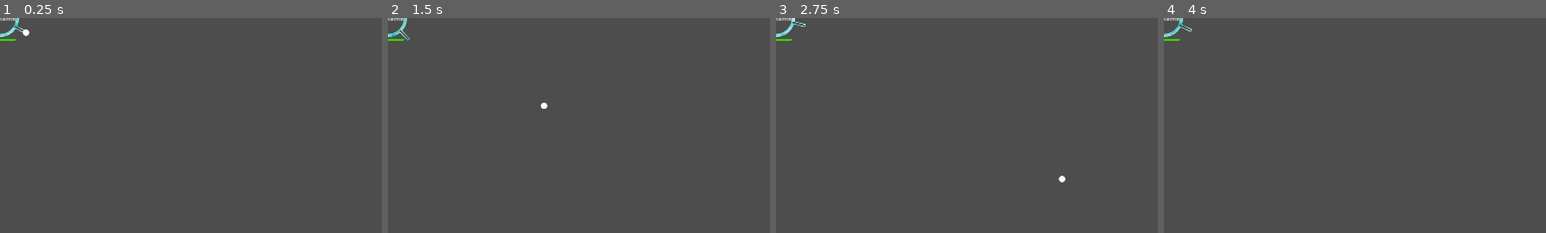
Above: before the commit, frames 1-4 (left to right).
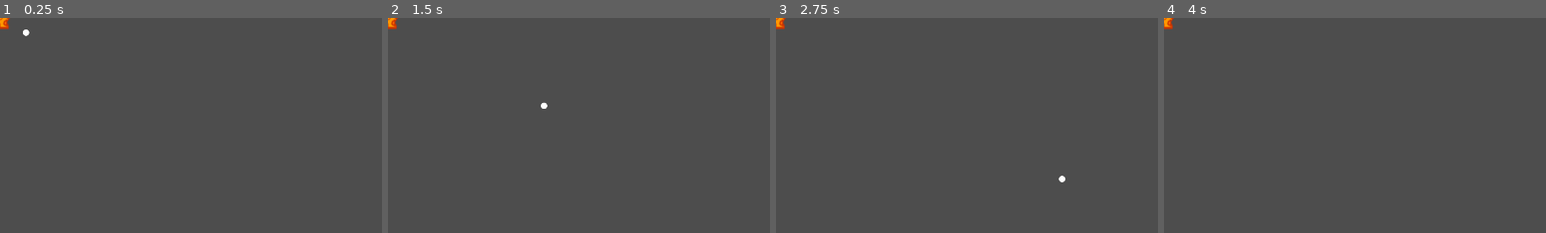
Above: after the commit, the same moments.

Repository: brocksexton/SweetBattle-Godot
Game: Godot game, scene res://Game/Shooter/Shooter.tscn
Same seed, same stepped clock (60 frames per second), same inputs: the game is played once before the commit and once after it. This scene is started directly instead of the project's main scene.
Inputs (mouse positions are % of the whole screen's width and height, from its top left):
- Up to frame 1 (0.25 s): no input
- Up to frame 2 (1.5 s): tap Enter at 0.5 s; move the mouse to (72, 45) at 0.52 s; hold D (move_right) 0.53-1.28 s; hold Space (toggle_ready) 0.53-1.28 s; move the mouse to (30, 55) at 1.27 s; hold S (move_down) from 1.28 s (still down); tap Space (toggle_ready) at 1.35 s
- Up to frame 3 (2.75 s): move the mouse to (60, 28) at 2.02 s; release S (move_down) at 2.03 s; hold D (move_right) from 2.03 s (still down); hold Space (toggle_ready) from 2.03 s (still down)
- Up to frame 4 (4 s): move the mouse to (45, 70) at 2.77 s; release D (move_right) at 2.78 s; release Space (toggle_ready) at 2.78 s; hold W (move_up) 2.78-3.53 s; tap Space (toggle_ready) at 2.85 s; tap Enter at 3.5 s; move the mouse to (80, 65) at 3.52 s; hold A (move_left) from 3.53 s (still down); hold Space (toggle_ready) from 3.53 s (still down)
The pictures show only the part of the screen within x 0-50%, y 0-50%; the shares and areas given below are measured in that part.

The runs differ from the first frame. In frame 1, 0.3% of the frame differs, in the area x 0-7%, y 0-11%; in frame 2, 0.3%, in the area x 0-6%, y 0-11%; in frame 3, 0.3%; in frame 4, 0.3%.

Commit message:
Player Movement
Update Player Movement System & Introduce Idle / Walk anims

Diff:
--- a/Game/Shooter/Shooter.gd
+++ b/Game/Shooter/Shooter.gd
@@ -4,17 +4,42 @@
 
 var bullet_scene: PackedScene = preload("res://Game/Bullet/Bullet.tscn")
 var is_dead: bool = false
+var last_direction: float = 1.0
+var moving: bool = false
+var time_since_last_move: float = 0  # Track time since last movement input
+
+func _ready():
+	moving = false  # Ensure moving is initialized to false
 
 func set_data(in_id: int, in_lifetime: float, in_position: Vector2, in_color: Color) -> void:
 	$ShooterBody.set_data(in_id, in_lifetime, in_color)
 	$ShooterBody.position = in_position
 	$Bullet.position = in_position
-	$Bullet.connect("bullet_destroyed", _on_bullet_destroyed)
+	$Bullet.connect("bullet_destroyed", Callable(self, "_on_bullet_destroyed"))
 	$Bullet.set_data(in_id)
 
 	set_multiplayer_authority(in_id)
 
 func handle_input(delta: float, direction: Vector2) -> void:
+	var animation_player = $ShooterBody/AnimationPlayer
+	if animation_player:
+		if direction.length() == 0:
+			time_since_last_move += delta
+			if time_since_last_move > 0.1 and moving:  # Add a slight delay to ensure it's not a brief stop
+				animation_player.play("idle")
+				moving = false
+		else:
+			time_since_last_move = 0  # Reset timer on movement
+			if not moving:
+				animation_player.play("walk")
+				moving = true
+
+			var sprite = $ShooterBody
+			if direction.x != 0:
+				last_direction = sign(direction.x)
+				sprite.scale.x = abs(sprite.scale.x) * last_direction
+				sprite.scale.y = abs(sprite.scale.y)
+
 	$ShooterBody.handle_input(delta, direction)
 
 func get_lifetime() -> float:
--- a/Game/Shooter/ShooterBody/ShooterBody.gd
+++ b/Game/Shooter/ShooterBody/ShooterBody.gd
@@ -13,15 +13,15 @@
 	self.lifetime = in_lifetime
 	self.color = in_color
 
-	$Sprite2D.material.set_shader_parameter("color", color)
 	$PlayerInterface/Username.text = Globals.players[player_id].username
 
 func handle_input(delta, direction: Vector2):
 	position += direction * SPEED * delta
 
 func _process(_delta):
-	if is_multiplayer_authority():
-		look_at(get_global_mouse_position())
+	# Commented out to prevent rotation based on mouse position
+	# if is_multiplayer_authority():
+	#     look_at(get_global_mouse_position())
 
 	$PlayerInterface.transform.origin = position
 	$PlayerInterface/ProgressBar.value = lifetime * 100
--- a/Game/Shooter/ShooterBody/ShooterBody.tscn
+++ b/Game/Shooter/ShooterBody/ShooterBody.tscn
@@ -3,36 +3,161 @@
 [ext_resource type="Script" path="res://Game/Shooter/ShooterBody/ShooterBody.gd" id="1_arp0o"]
 [ext_resource type="StyleBox" uid="uid://b7yej2jfcd688" path="res://Game/ProgressBarStyle/BackgroundStyle.tres" id="2_swtwr"]
 [ext_resource type="StyleBox" uid="uid://jqlp6y7ktm1j" path="res://Game/ProgressBarStyle/FillStyle.tres" id="3_yjvxk"]
-[ext_resource type="Shader" path="res://Game/Shooter/ShooterBody/ShooterBody.gdshader" id="4_4wty4"]
-[ext_resource type="Texture2D" uid="uid://d0hjthpewlorv" path="res://Externals/Shooter.png" id="4_rf1hm"]
-
-[sub_resource type="FastNoiseLite" id="FastNoiseLite_m7qyo"]
-
-[sub_resource type="NoiseTexture2D" id="NoiseTexture2D_tkmh3"]
-seamless = true
-seamless_blend_skirt = 1.0
-noise = SubResource("FastNoiseLite_m7qyo")
-
-[sub_resource type="ShaderMaterial" id="ShaderMaterial_yhu04"]
-resource_local_to_scene = true
-shader = ExtResource("4_4wty4")
-shader_parameter/color = Color(0, 0.670588, 0.662745, 1)
-shader_parameter/speed = 0.541
-shader_parameter/noise_texture = SubResource("NoiseTexture2D_tkmh3")
+[ext_resource type="Texture2D" uid="uid://bo77uw127caxo" path="res://Game/kavalokCharacter/movement/model_walk.png" id="4_kryap"]
 
 [sub_resource type="CircleShape2D" id="CircleShape2D_u257t"]
-radius = 48.0
+radius = 31.0161
+
+[sub_resource type="Animation" id="Animation_hqu6o"]
+resource_name = "idle"
+
+[sub_resource type="Animation" id="Animation_1p43e"]
+resource_name = "walk"
+length = 0.75
+loop_mode = 2
+step = 0.01
+tracks/0/type = "value"
+tracks/0/imported = false
+tracks/0/enabled = true
+tracks/0/path = NodePath("Sprite2D:texture")
+tracks/0/interp = 1
+tracks/0/loop_wrap = true
+tracks/0/keys = {
+"times": PackedFloat32Array(0),
+"transitions": PackedFloat32Array(1),
+"update": 1,
+"values": [ExtResource("4_kryap")]
+}
+tracks/1/type = "value"
+tracks/1/imported = false
+tracks/1/enabled = true
+tracks/1/path = NodePath("Sprite2D:hframes")
+tracks/1/interp = 1
+tracks/1/loop_wrap = true
+tracks/1/keys = {
+"times": PackedFloat32Array(0),
+"transitions": PackedFloat32Array(1),
+"update": 1,
+"values": [12]
+}
+tracks/2/type = "value"
+tracks/2/imported = false
+tracks/2/enabled = true
+tracks/2/path = NodePath("Sprite2D:vframes")
+tracks/2/interp = 1
+tracks/2/loop_wrap = true
+tracks/2/keys = {
+"times": PackedFloat32Array(0),
+"transitions": PackedFloat32Array(1),
+"update": 1,
+"values": [1]
+}
+tracks/3/type = "value"
+tracks/3/imported = false
+tracks/3/enabled = true
+tracks/3/path = NodePath("Sprite2D:frame")
+tracks/3/interp = 1
+tracks/3/loop_wrap = true
+tracks/3/keys = {
+"times": PackedFloat32Array(0, 0.07, 0.14, 0.21, 0.28, 0.35, 0.42, 0.49, 0.56, 0.63, 0.7),
+"transitions": PackedFloat32Array(1, 1, 1, 1, 1, 1, 1, 1, 1, 1, 1),
+"update": 1,
+"values": [0, 1, 2, 3, 4, 5, 6, 7, 8, 9, 11]
+}
+tracks/4/type = "value"
+tracks/4/imported = false
+tracks/4/enabled = true
+tracks/4/path = NodePath("Sprite2D:offset")
+tracks/4/interp = 1
+tracks/4/loop_wrap = true
+tracks/4/keys = {
+"times": PackedFloat32Array(0, 0.28, 0.47, 0.62, 0.75),
+"transitions": PackedFloat32Array(1, 1, 1, 1, 1),
+"update": 0,
+"values": [Vector2(0, -16), Vector2(3.69, -16), Vector2(7, -16), Vector2(10, -16), Vector2(11, -16)]
+}
+
+[sub_resource type="Animation" id="Animation_4f1bt"]
+length = 0.001
+tracks/0/type = "value"
+tracks/0/imported = false
+tracks/0/enabled = true
+tracks/0/path = NodePath("Sprite2D:texture")
+tracks/0/interp = 1
+tracks/0/loop_wrap = true
+tracks/0/keys = {
+"times": PackedFloat32Array(0),
+"transitions": PackedFloat32Array(1),
+"update": 1,
+"values": [ExtResource("4_kryap")]
+}
+tracks/1/type = "value"
+tracks/1/imported = false
+tracks/1/enabled = true
+tracks/1/path = NodePath("Sprite2D:hframes")
+tracks/1/interp = 1
+tracks/1/loop_wrap = true
+tracks/1/keys = {
+"times": PackedFloat32Array(0),
+"transitions": PackedFloat32Array(1),
+"update": 1,
+"values": [12]
+}
+tracks/2/type = "value"
+tracks/2/imported = false
+tracks/2/enabled = true
+tracks/2/path = NodePath("Sprite2D:vframes")
+tracks/2/interp = 1
+tracks/2/loop_wrap = true
+tracks/2/keys = {
+"times": PackedFloat32Array(0),
+"transitions": PackedFloat32Array(1),
+"update": 1,
+"values": [1]
+}
+tracks/3/type = "value"
+tracks/3/imported = false
+tracks/3/enabled = true
+tracks/3/path = NodePath("Sprite2D:frame")
+tracks/3/interp = 1
+tracks/3/loop_wrap = true
+tracks/3/keys = {
+"times": PackedFloat32Array(0),
+"transitions": PackedFloat32Array(1),
+"update": 1,
+"values": [0]
+}
+tracks/4/type = "value"
+tracks/4/imported = false
+tracks/4/enabled = true
+tracks/4/path = NodePath("Sprite2D:offset")
+tracks/4/interp = 1
+tracks/4/loop_wrap = true
+tracks/4/keys = {
+"times": PackedFloat32Array(0),
+"transitions": PackedFloat32Array(1),
+"update": 0,
+"values": [Vector2(0, -16)]
+}
+
+[sub_resource type="AnimationLibrary" id="AnimationLibrary_qh3gl"]
+_data = {
+"RESET": SubResource("Animation_4f1bt"),
+"idle": SubResource("Animation_hqu6o"),
+"walk": SubResource("Animation_1p43e")
+}
 
 [node name="ShooterBody" type="Area2D" groups=["players"]]
+scale = Vector2(2, 2)
 script = ExtResource("1_arp0o")
 
 [node name="PlayerInterface" type="CanvasLayer" parent="."]
 
 [node name="ProgressBar" type="ProgressBar" parent="PlayerInterface"]
 offset_left = -40.0
-offset_top = 52.0
+offset_top = -119.0
 offset_right = 40.0
-offset_bottom = 57.0
+offset_bottom = -114.0
 rotation = -6.28319
 theme_override_styles/background = ExtResource("2_swtwr")
 theme_override_styles/fill = ExtResource("3_yjvxk")
@@ -40,21 +165,27 @@
 
 [node name="Username" type="Label" parent="PlayerInterface"]
 offset_left = -40.0
-offset_top = -12.0
+offset_top = -145.0
 offset_right = 40.0
-offset_bottom = 12.0
+offset_bottom = -121.0
 text = "username"
 horizontal_alignment = 1
 vertical_alignment = 1
 
 [node name="Sprite2D" type="Sprite2D" parent="."]
-material = SubResource("ShaderMaterial_yhu04")
-rotation = 1.5708
-texture = ExtResource("4_rf1hm")
+texture = ExtResource("4_kryap")
 offset = Vector2(0, -16)
+hframes = 12
 
 [node name="CollisionShape2D" type="CollisionShape2D" parent="."]
 visible = false
+position = Vector2(2, -17)
 shape = SubResource("CircleShape2D_u257t")
 
+[node name="AnimationPlayer" type="AnimationPlayer" parent="."]
+libraries = {
+"": SubResource("AnimationLibrary_qh3gl")
+}
+autoplay = "idle"
+
 [connection signal="body_entered" from="." to="." method="_on_body_entered"]
--- a/Interface/Interface.tscn
+++ b/Interface/Interface.tscn
@@ -1,8 +1,11 @@
-[gd_scene load_steps=4 format=3 uid="uid://cuf2jgmqhrjat"]
+[gd_scene load_steps=7 format=3 uid="uid://cuf2jgmqhrjat"]
 
 [ext_resource type="Script" path="res://Interface/Interface.gd" id="1_8dd7u"]
 [ext_resource type="FontFile" uid="uid://cwh8mrj7syb3g" path="res://Externals/Fonts/Comfortaa-VariableFont_wght.ttf" id="3_5odo4"]
-[ext_resource type="FontFile" uid="uid://b3qg2gerraxc5" path="res://Game/CHUBBY.TTF" id="3_dujis"]
+[ext_resource type="Texture2D" uid="uid://bpg6luo8hjycr" path="res://Game/Worlds/Land3/sweetBattle_land3_background.png" id="3_8depi"]
+[ext_resource type="FontFile" uid="uid://b3qg2gerraxc5" path="res://Interface/CHUBBY.TTF" id="3_dujis"]
+[ext_resource type="Texture2D" uid="uid://tnmxe0jhvibd" path="res://Interface/Lobby_chat_window.png" id="4_fx7kn"]
+[ext_resource type="Texture2D" uid="uid://bw8erofy22qq7" path="res://Game/kavalokBackgrounds/locKongregateSweetBattle_lobby_bg_1.png" id="6_tjqis"]
 
 [node name="Interface" type="CanvasLayer"]
 script = ExtResource("1_8dd7u")
@@ -13,13 +16,12 @@
 anchor_top = 0.528
 anchor_right = 0.501
 anchor_bottom = 0.714
-offset_left = -854.92
-offset_top = -493.24
-offset_right = 281.08
-offset_bottom = 59.88
+offset_left = -311.92
+offset_top = -220.24
+offset_right = 808.085
+offset_bottom = 332.879
 grow_horizontal = 2
 grow_vertical = 2
-rotation = 0.0663225
 scale = Vector2(0.54, 0.54)
 pivot_offset = Vector2(0.03, 2.08165e-12)
 theme_override_constants/separation = 32
@@ -66,6 +68,12 @@
 theme_override_font_sizes/font_size = 150
 text = "Connect Server"
 
+[node name="SweetBattleLand3Background" type="Sprite2D" parent="LoginScreen"]
+z_index = -3
+position = Vector2(1618.49, -135.185)
+scale = Vector2(2.172, 2.172)
+texture = ExtResource("3_8depi")
+
 [node name="LobbyScreenControl" type="Control" parent="."]
 visible = false
 layout_mode = 3
@@ -78,9 +86,9 @@
 [node name="LobbyScreenScroll" type="ScrollContainer" parent="LobbyScreenControl"]
 layout_mode = 0
 offset_left = 50.0
-offset_top = 100.0
-offset_right = 826.0
-offset_bottom = 818.0
+offset_top = 29.0
+offset_right = 818.0
+offset_bottom = 1054.0
 horizontal_scroll_mode = 0
 
 [node name="LobbyScreen" type="VBoxContainer" parent="LobbyScreenControl/LobbyScreenScroll"]
@@ -100,9 +108,9 @@
 anchors_preset = 1
 anchor_left = 1.0
 anchor_right = 1.0
-offset_left = -1120.0
+offset_left = -1060.0
 offset_top = 66.0
-offset_right = -58.0
+offset_right = -21.0
 offset_bottom = 1061.0
 grow_horizontal = 0
 theme_override_constants/separation = 30
@@ -124,6 +132,12 @@
 "
 scroll_following = true
 
+[node name="LobbyChatWindow" type="Sprite2D" parent="LobbyScreenControl/MessagesContainer/Messages"]
+z_index = -1
+position = Vector2(526.5, 398.5)
+scale = Vector2(0.321417, 0.345233)
+texture = ExtResource("4_fx7kn")
+
 [node name="SendMessage" type="LineEdit" parent="LobbyScreenControl/MessagesContainer"]
 layout_mode = 2
 theme_override_fonts/font = ExtResource("3_5odo4")
@@ -131,6 +145,12 @@
 placeholder_text = "Type message..."
 caret_blink = true
 
+[node name="LocKongregateSweetBattleLobbyBg1" type="Sprite2D" parent="LobbyScreenControl"]
+z_index = -2
+position = Vector2(1022, 715)
+scale = Vector2(0.43, 0.43)
+texture = ExtResource("6_tjqis")
+
 [connection signal="pressed" from="LoginScreen/HostButton" to="." method="_on_host_button_pressed"]
 [connection signal="pressed" from="LoginScreen/ConnectButton" to="." method="_on_connect_button_pressed"]
 [connection signal="text_submitted" from="LobbyScreenControl/MessagesContainer/SendMessage" to="." method="_on_send_message"]
--- a/Main.tscn
+++ b/Main.tscn
@@ -1,10 +1,9 @@
-[gd_scene load_steps=6 format=3 uid="uid://cdkwy05f333bn"]
+[gd_scene load_steps=5 format=3 uid="uid://cdkwy05f333bn"]
 
 [ext_resource type="PackedScene" uid="uid://dpmc8ov2t756s" path="res://Background/Background.tscn" id="1_65xq0"]
 [ext_resource type="Script" path="res://Main.gd" id="1_vyv0y"]
 [ext_resource type="PackedScene" uid="uid://cuf2jgmqhrjat" path="res://Interface/Interface.tscn" id="2_ad0ep"]
 [ext_resource type="PackedScene" uid="uid://c4csrb4ww8cdj" path="res://Game/Game.tscn" id="4_piobs"]
-[ext_resource type="Texture2D" uid="uid://bpbq4t6xtffru" path="res://Game/Worlds/Land1/sweetBattle_land1_background.png" id="5_kwpkx"]
 
 [node name="Main" type="Node2D"]
 script = ExtResource("1_vyv0y")
@@ -16,10 +15,6 @@
 [node name="Game" parent="." instance=ExtResource("4_piobs")]
 visible = false
 
-[node name="SweetBattleLand1Background" type="Sprite2D" parent="."]
-position = Vector2(1051, 487)
-texture = ExtResource("5_kwpkx")
-
 [connection signal="change_local_ready_status" from="Interface" to="." method="_on_interface_change_local_ready_status"]
 [connection signal="request_game" from="Interface" to="." method="_on_interface_request_game"]
 [connection signal="request_lobby" from="Interface" to="." method="_on_interface_request_lobby"]
--- a/project.godot
+++ b/project.godot
@@ -10,7 +10,7 @@
 
 [application]
 
-config/name="MultiplayerExperiment"
+config/name="SweetBattle"
 run/main_scene="res://Main.tscn"
 config/features=PackedStringArray("4.2", "Forward Plus")
 config/icon="res://icon.png"
@@ -18,12 +18,17 @@
 [autoload]
 
 Globals="*res://Globals.gd"
+DiscordSDKLoader="*res://addons/discord-sdk-gd/nodes/discord_autoload.gd"
 
 [display]
 
 window/size/viewport_width=1920
 window/size/viewport_height=1080
 window/stretch/mode="canvas_items"
+
+[editor_plugins]
+
+enabled=PackedStringArray()
 
 [input]
 
Binary file added: Game/kavalokBackgrounds/locKongregateSweetBattle_lobby_bg_1.png
Not shown, added: Game/kavalokBackgrounds/locKongregateSweetBattle_lobby_bg_1.png.import
Binary file added: Game/kavalokCharacter/movement/model_walk.png
Not shown, added: Game/kavalokCharacter/movement/model_walk.png.import
Renamed: Game/CHUBBY.TTF -> Interface/CHUBBY.TTF
Not shown, changed: Interface/CHUBBY.TTF.import
Binary file added: Interface/Lobby_chat_window.png
Not shown, added: Interface/Lobby_chat_window.png.import
Binary file changed: icon.png
Not shown, changed: .DS_Store
Not shown, changed: FLA_FILES/.DS_Store
Not shown, changed: Game/.DS_Store
(and 5 more such lines)
